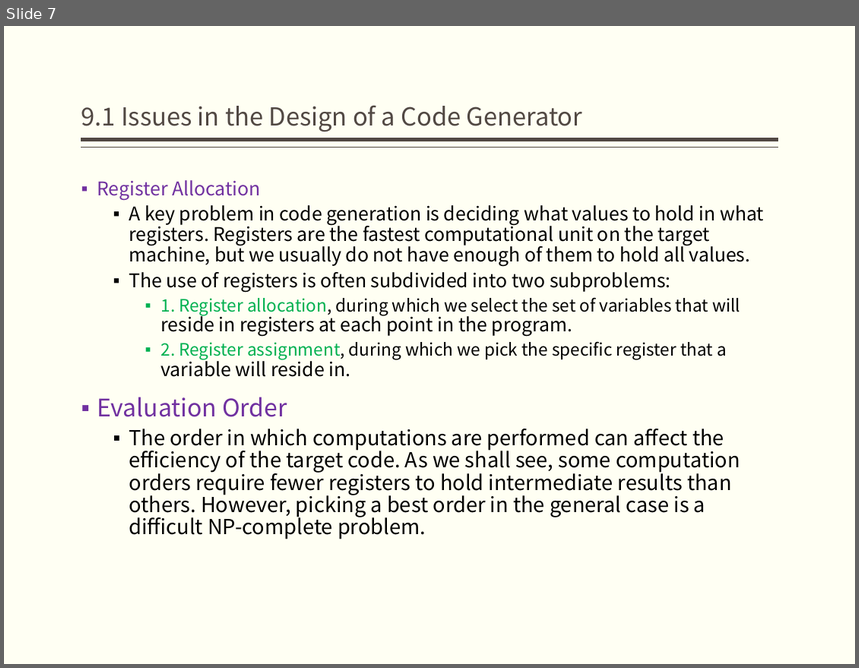
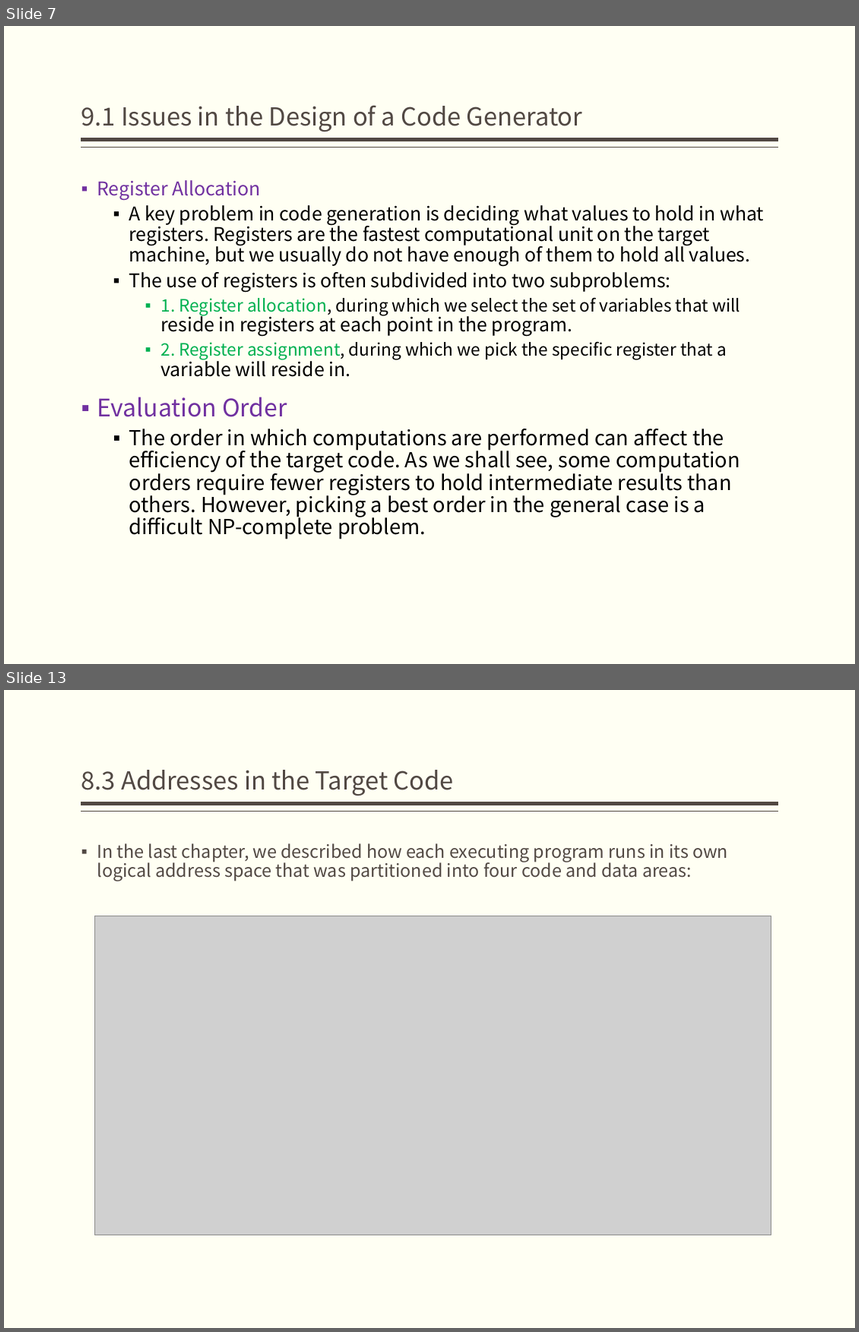
Before and after one commit to jz81/jz81.github.io, a slide deck: course/compiler/lecture/(Spring2020)Lecture9.pptx. Shown one above the other, each under a label of ours: slide 7 before the commit, slides 7 and 13 after it; the slides between them are not shown. The pictures are 859x668 and 859x1332 pixels, drawn with LibreOffice and Linux fonts; fonts in the diff are those of the drawing; grey boxes stand for pictures. Boxes give left, top, right and bottom in pixels: in the first picture for what was removed or moved away, otherwise in the second. Text is boxed around its words. In the diff, an @@ line names an element or a change of style, - is before the commit and + after.

Commit message:
add content to chapter 9

```diff
--- a/course/compiler/lecture/(Spring2020)Lecture9.pptx
+++ b/course/compiler/lecture/(Spring2020)Lecture9.pptx
@@ slide 13 added at bbox=[4, 690, 855, 1328], background #FFFFF3; not listed: 2 template elements that a slide beside it also shows @@
@@ title added at bbox=[82, 770, 454, 796], 21 pt, text #514843 @@
+8.3 Addresses in the Target Code
@@ text added at bbox=[97, 844, 728, 882], 15 pt, text #514843 @@
+▪ In the last chapter, we described how each executing program runs in its own logical address space that was partitioned into four code and data areas:
@@ picture added at bbox=[94, 916, 771, 1236] @@
```
Also in this commit, not shown: 1 slide changed, 7 other slides added.
